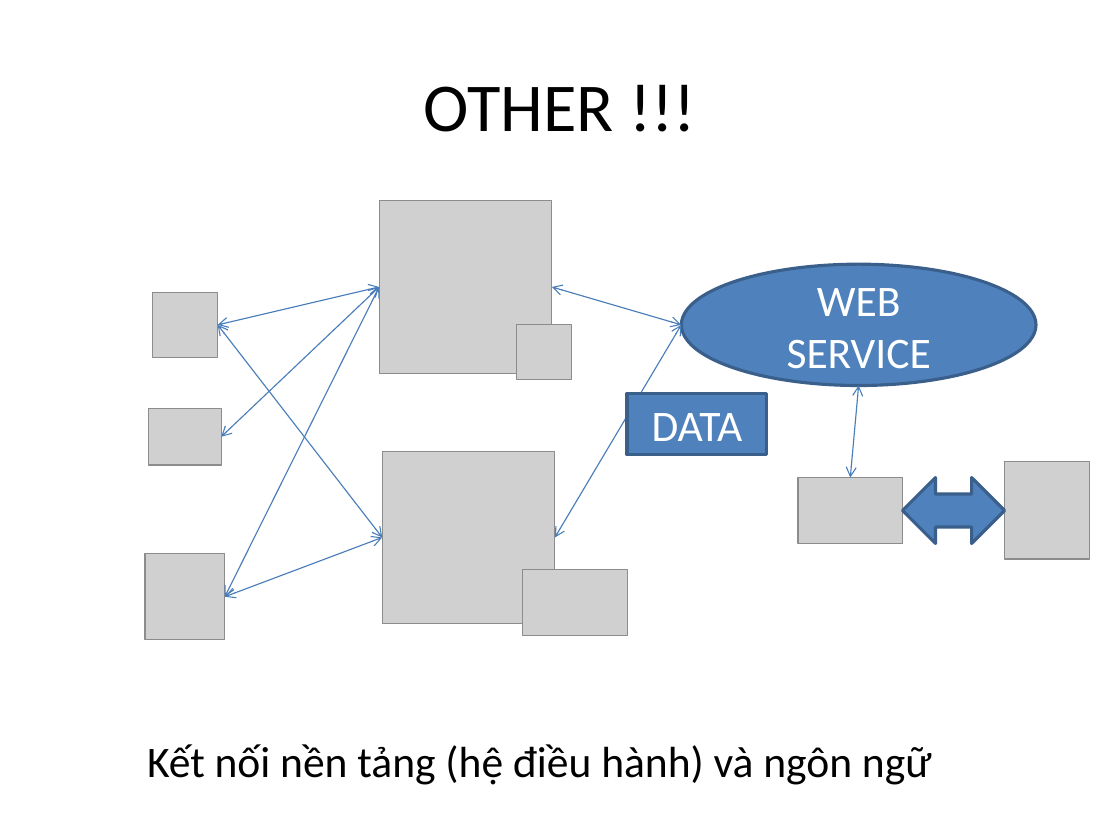
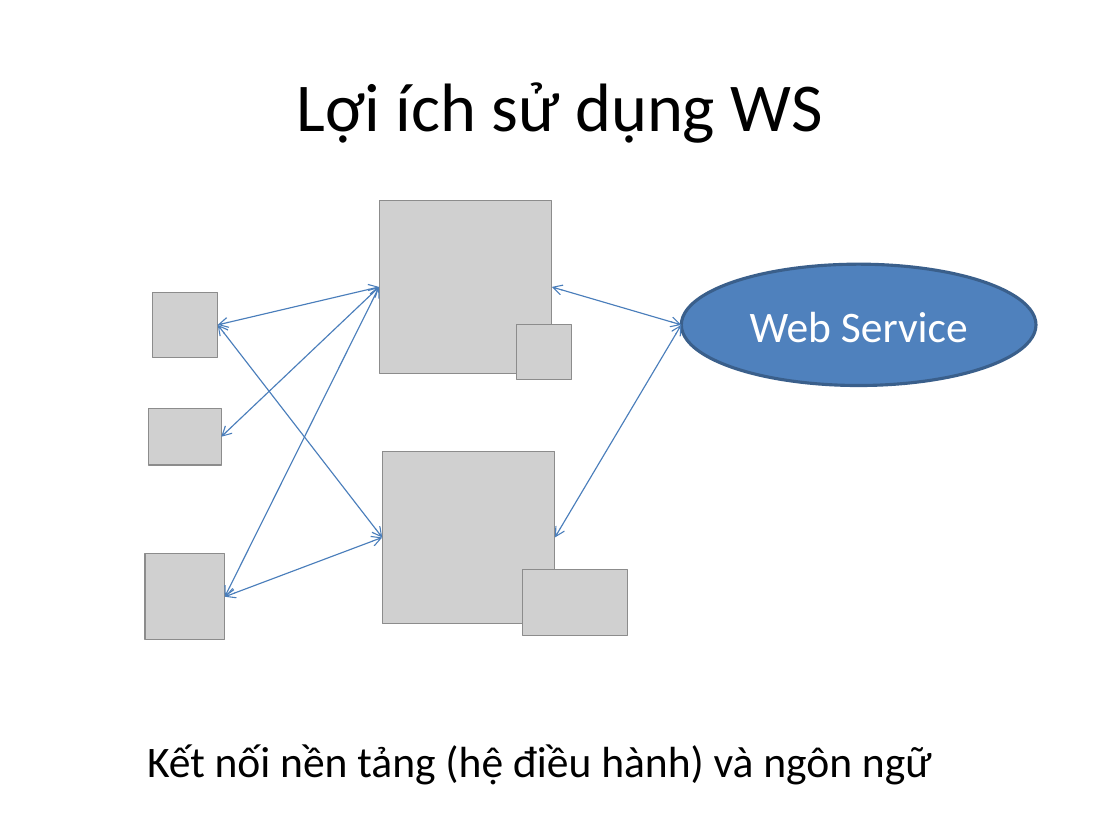
Before and after one commit to phithanh97cs/T3H, a slide deck: slide 11 of Other/Free/Làm web thật đơn giản với Web Service và Spring.pptx (slide 8 before the commit). Drawn at 1120x840 pixels with LibreOffice and Linux fonts; fonts in the diff are those of the drawing; grey boxes stand for pictures. Boxes give left, top, right and bottom in pixels: in the first picture for what was removed or moved away, otherwise in the second. Text is boxed around its words. In the diff, an @@ line names an element or a change of style, - is before the commit and + after.

```diff
--- a/Other/Free/Làm web thật đơn giản với Web Service và Spring.pptx
+++ b/Other/Free/Làm web thật đơn giản với Web Service và Spring.pptx
@@ title at bbox=[296, 82, 823, 143]: text changed @@
-OTHER !!!
+Lợi ích sử dụng WS
@@ text in ellipse at bbox=[750, 311, 968, 343]: text changed @@
-WEB SERVICE
+Web Service
@@ double arrow removed from (850, 477) to (859, 385) @@
@@ rectangle removed at bbox=[627, 393, 767, 455] @@
-DATA
@@ picture removed at bbox=[797, 477, 902, 543] @@
@@ left right arrow removed at bbox=[903, 477, 1005, 543] @@
@@ picture removed at bbox=[1005, 461, 1090, 559] @@
```
Also in this commit, not shown: 6 other slides changed, 14 slides added, 3 slides removed, 2 other files.
